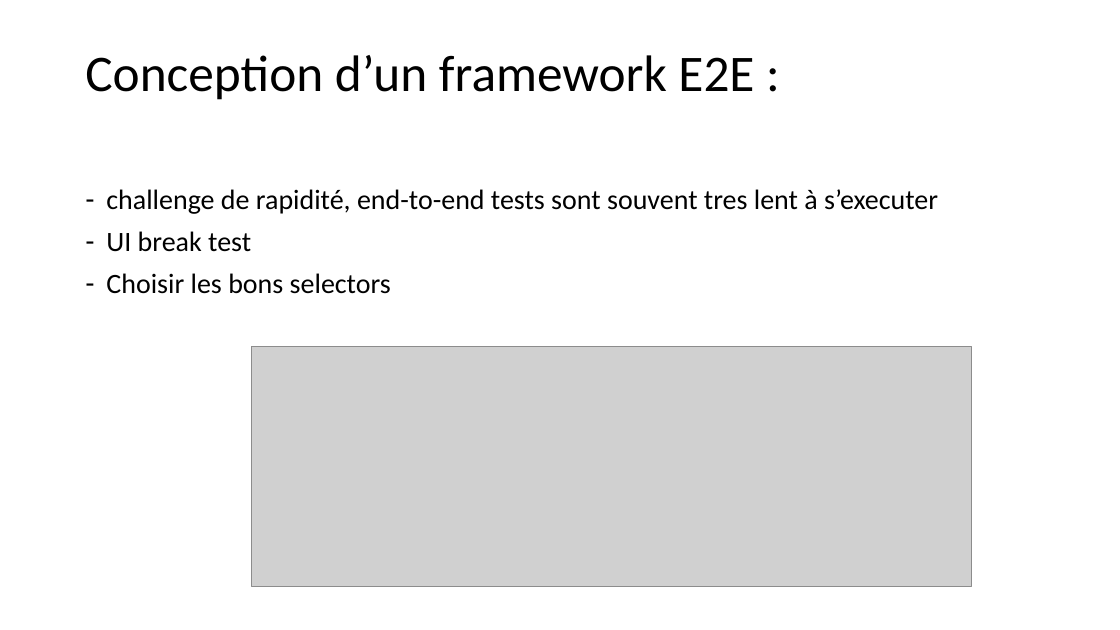
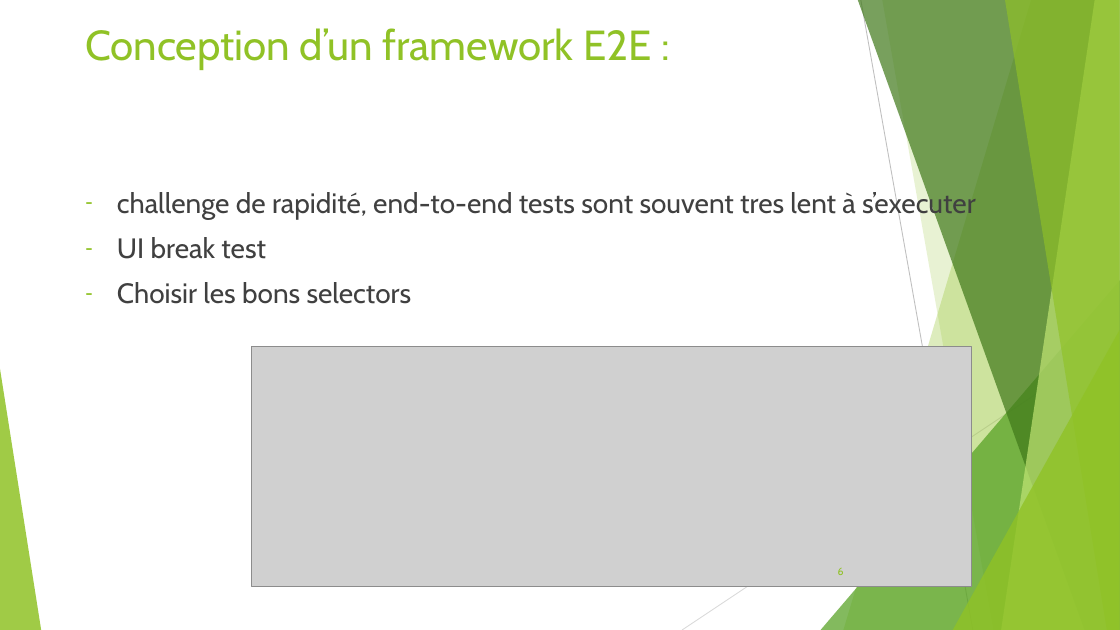
Before and after one commit to seblast312/cypress_youtube, a slide deck: slide 6 of Cypress.pptx (slide 5 before the commit). Drawn at 1120x630 pixels with LibreOffice and Linux fonts; fonts in the diff are those of the drawing; grey boxes stand for pictures. Boxes give left, top, right and bottom in pixels: in the first picture for what was removed or moved away, otherwise in the second. Text is boxed around its words. In the diff, an @@ line names an element or a change of style, - is before the commit and + after.

```diff
--- a/Cypress.pptx
+++ b/Cypress.pptx
@@ title "Conception d’un framework E2E :" at (85, 28, 652, 70): size 44 to 36 pt, font Calibri to Cabin, text colour #000000 to #90C226; line spacing 0.9 to 1; vertical alignment middle to top @@
@@ text "challenge de rapidité, end-to-end tests ..." at (117, 189, 976, 304): font Calibri to Cabin, text colour #000000 to #404040; indent changed; line spacing 0.9 to 1 @@
@@ group added at (0, 0, 1120, 630): 5 freeform shapes, 3 triangles, 2 lines @@
@@ page number added at (838, 568, 844, 575), 9 pt, text #90C226 @@
+6
```
Also in this commit, not shown: 17 other slides changed, 4 slides added, 1 slide removed.
